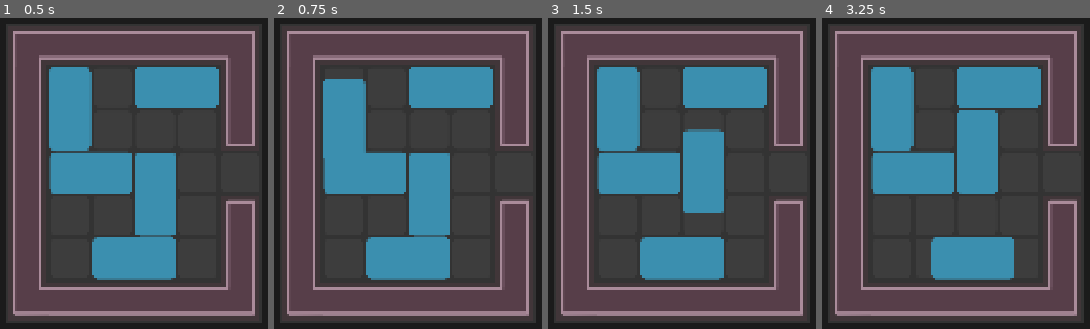
Above: before the commit, frames 1-4 (left to right).
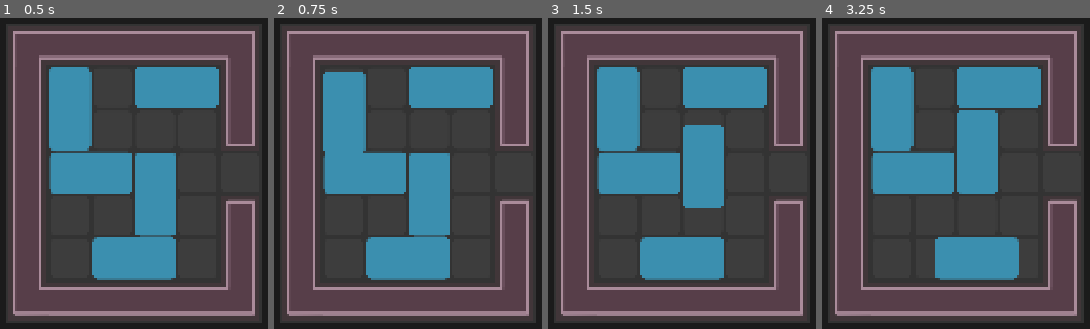
Above: after the commit, the same moments.

Repository: RBW1999/bomb-rush-hour-game
Game: Godot game, scene res://scenes/level.tscn
The game is run twice, just before and just after one commit, with the same random seed, the same clock (stepped at 60 frames per second) and the same inputs.
Inputs (mouse positions are in pixels of both pictures, inside the frame that each line leads up to):
- Up to frame 1 (0.5 s): no input
- Up to frame 2 (0.75 s): tap Enter at 0.5 s; drag from (343, 108) to (429, 195) at 0.52 s
- Up to frame 3 (1.5 s): drag from (703, 195) to (617, 108) at 1.27 s
- Up to frame 4 (3.25 s): tap Space at 2 s; move the mouse to (998, 86) at 2.02 s; press the mouse at (998, 86) at 2.03 s; release the mouse at (998, 86) at 2.75 s; tap Enter at 2.75 s; drag from (956, 257) to (977, 151) at 2.77 s

Frame 1 is identical in both runs. In frame 2, 0.4% of the frame differs, in the area x 18-35%, y 17-46%; in frame 3, 0.6%, in the area x 50-66%, y 34-63%; in frame 4, 0.5%.

Commit message:
feat: rewrite Blocks as CharactBody2D to better handle collisions

Diff:
--- a/scenes/Block-1by2.tscn
+++ b/scenes/Block-1by2.tscn
@@ -4,9 +4,10 @@
 [ext_resource type="Script" uid="uid://bao3orgbp3yon" path="res://scenes/BlockController.gd" id="1_i0fch"]
 
 [sub_resource type="RectangleShape2D" id="RectangleShape2D_0j7jy"]
-size = Vector2(124, 250)
+size = Vector2(122, 243)
 
-[node name="Block2By1" type="Area2D" unique_id=1373487729]
+[node name="Block2By1" type="CharacterBody2D" unique_id=1598746856]
+input_pickable = true
 script = ExtResource("1_i0fch")
 movement_direction = "Y"
 
@@ -16,7 +17,7 @@
 texture = ExtResource("1_3kowg")
 
 [node name="CollisionShape2D" type="CollisionShape2D" parent="." unique_id=650577550]
-position = Vector2(64, 128)
+position = Vector2(64, 127.5)
 shape = SubResource("RectangleShape2D_0j7jy")
 
 [connection signal="input_event" from="." to="." method="_on_input_event"]
--- a/scenes/Block-2by1.tscn
+++ b/scenes/Block-2by1.tscn
@@ -4,9 +4,10 @@
 [ext_resource type="Texture2D" uid="uid://bpm4vwdvsovbf" path="res://assets/Block-2-1.png" id="2_bfp0e"]
 
 [sub_resource type="RectangleShape2D" id="RectangleShape2D_0j7jy"]
-size = Vector2(256, 128)
+size = Vector2(246, 120)
 
-[node name="Block2By1" type="Area2D" unique_id=1373487729]
+[node name="Block2By1" type="CharacterBody2D" unique_id=555982744]
+input_pickable = true
 script = ExtResource("1_16v74")
 
 [node name="Sprite2D" type="Sprite2D" parent="." unique_id=743130014]
--- a/scenes/BlockController.gd
+++ b/scenes/BlockController.gd
@@ -1,4 +1,4 @@
-extends Area2D
+extends CharacterBody2D
 
 @export_enum("X","Y") var movement_direction : String = "X"
 @export var GRID_SIZE : int = 128
@@ -21,7 +21,7 @@
 	last_mouse_pos = Vector2(-1,-1)
 	snap_to_position()
 
-func _process(_delta: float) -> void:
+func _physics_process(_delta: float) -> void:
 	if (not dragging):
 		return
 
@@ -38,8 +38,6 @@
 	var offset : Vector2 = new_mouse_pos - last_mouse_pos
 	var axis_offset : Vector2
 
-	if (has_overlapping_areas()):
-		return
 
 	if (movement_direction == "X"):
 		axis_offset = Vector2(offset.x, 0)
@@ -48,7 +46,8 @@
 	elif (movement_direction == "Y"):
 		axis_offset = Vector2(0, offset.y)
 
-	position += axis_offset
+	move_and_collide(axis_offset)
+
 	last_mouse_pos = new_mouse_pos
 
 func snap_to_position() -> void:
